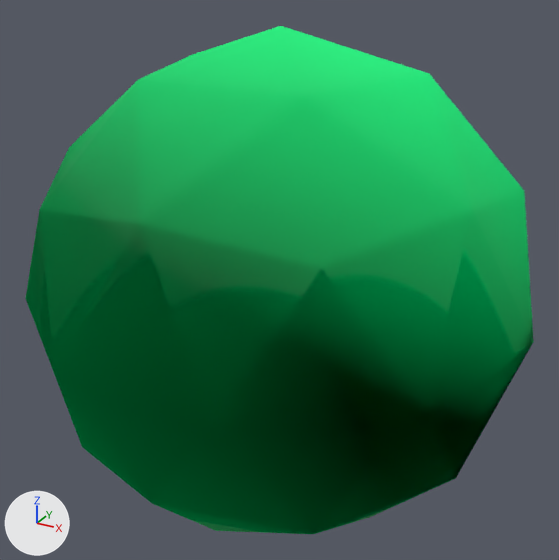
Two versions of the glTF model public/assets/goldens/ps2_save-icons_okami.glb, one commit apart.
Rendered twice from a 50 mm camera at (0.402, 0.991, 0.73) aimed at (-0.002, 1.726, 0.362). The axes (+X, +Y, +Z) are drawn at lower left. The lights are the same throughout. The picture after the commit comes second. Where no turn or scale is listed for an object, it has been applied to the vertices.

Names of what the first picture shows: 'okami.ico'.
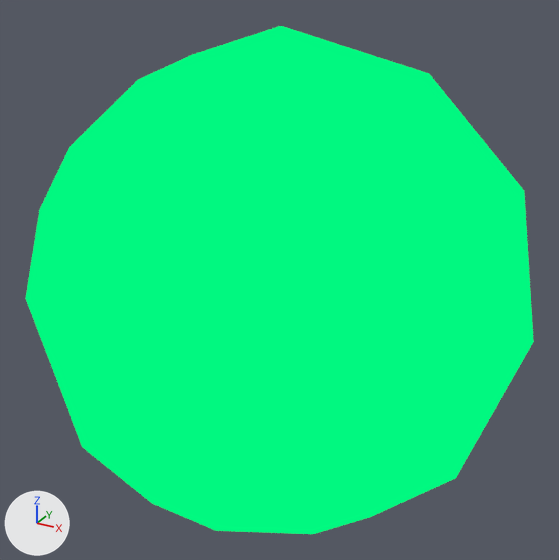
What differs and where, as boxes [x1, y1, x2, y2] in the pictures (559 x 560 px):
'okami.ico', recoloured (lighter)
    both: [25, 26, 534, 534]

The change, as a list of edits to the scene's bpy script:
```text
Change mat_ps2_icon:
    remove # nodes: BsdfPrincipled, Mix, OutputMaterial, TexImage, VertexColor
    nodes: BsdfTransparent, Emission, LightPath, Mix, MixShader, OutputMaterial, TexImage, VertexColor
```
